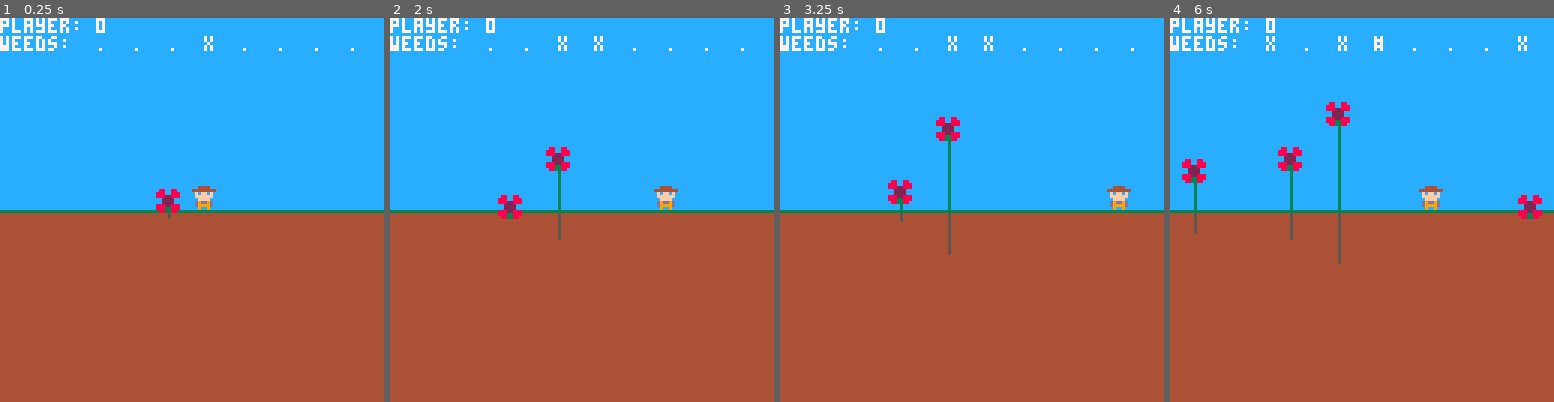
Above: before the commit, frames 1-4 (left to right).
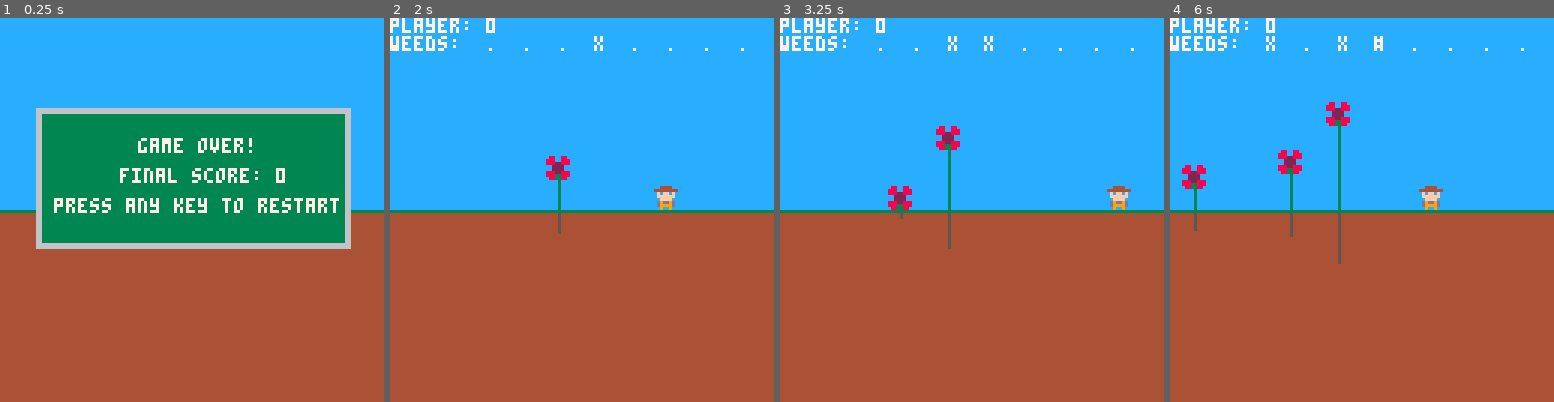
Above: after the commit, the same moments.

Repository: millwardesque/overgrowth
Game: PICO-8 cartridge overgrowth.p8
The game is run twice, just before and just after one commit, with the same random seed, the same clock (stepped at 60 frames per second) and the same inputs.
Inputs:
- Up to frame 1 (0.25 s): no input
- Up to frame 2 (2 s): tap X (X key) at 0.33, 1.07, 1.85 s; tap O (Z key) at 0.7, 1.7 s; hold Right from 1.6 s (still down)
- Up to frame 3 (3.25 s): release Right at 2.1 s; tap O (Z key) at 2.1, 2.5, 2.9 s; hold Up 2.15-2.42 s; hold Right 2.47-3.03 s; tap X (X key) at 2.97 s; hold Left from 3.08 s (still down)
- Up to frame 4 (6 s): tap O (Z key) every 0.4 s from 3.3 to 5.7 s; release Left at 3.58 s; hold Down 3.63-3.97 s; hold Right 4.02-4.68 s; tap X (X key) at 4.08, 5.2 s; hold Up 4.73-5.03 s; hold Left 5.08-5.68 s; hold Down from 5.73 s (still down)

The runs differ from the first frame. In frame 1, 31% of the frame differs, in the area x 0-93%, y 0-61%; in frame 2, 0.8%; in frame 3, 0.8%; in frame 4, 0.9%.

Commit message:
Added game-over screen.

Diff:
--- a/overgrowth.lua
+++ b/overgrowth.lua
@@ -1,6 +1,6 @@
-scene = {}
-player = {}
-main_camera = {}
+scene = nil
+player = nil
+main_camera = nil
 g_game_config = {
 	ground_height = 64,	-- Height of the first ground pixel
 }
@@ -51,6 +51,10 @@
 
 		-- Make the camera
 		main_camera = make_camera(0, 0, 128, 128, 0, 0)
+
+		-- Weeds
+		g_weed_generator.init(16, 32, 60)
+		g_weed_generator.generate_weed()
 
 		-- Player
 		local player_height = 8
@@ -60,10 +64,6 @@
 
 		-- Weed highlighter
 		make_weed_highlighter(player, 48)
-
-		-- Weeds
-		g_weed_generator.init(16, 32, 60)
-		g_weed_generator.generate_weed()
 	end,
 
 	update = function(self)
@@ -108,7 +108,7 @@
 
 		-- Check for game-over state
 		if g_weed_generator.are_all_weeds_grown() then
-			g_log.log("GAME OVER")
+			set_game_state(game_over_state)
 		end
 	end,
 
@@ -118,6 +118,59 @@
 		-- Draw score
 		color(7)
 		print(player.name..": "..player.score)
+	end,
+
+	exit = function(self)
+
+	end
+}
+
+game_over_state = {
+	enter = function(self)
+		if not main_camera then
+			main_camera = make_camera(0, 0, 128, 128, 0, 0)
+		end
+
+		if not player then
+			player = {
+				score = 0
+			}
+		end
+	end,
+
+	update = function(self)
+		if btnp(0) or btnp(1) or btnp(2) or btnp(3) or btnp(4) or btnp(5) then
+			set_game_state(ingame_state)
+		end
+
+		-- Update game objects (mostly to keep animations running)
+		for game_obj in all(scene) do
+			if (game_obj.update) then
+				game_obj.update(game_obj)
+			end
+		end
+	end,
+
+	draw = function(self)
+		g_renderer.render()
+
+		-- Draw game-over window
+		camera()
+		clip()
+
+		rectfill(12, 30, 116, 76, 6)
+		rectfill(14, 32, 114, 74, 3)
+		color(7)
+
+		local line_height = 10
+		local print_y = 40
+		print("game over!", 46, print_y)
+		print_y += line_height
+
+		print("final score: "..player.score, 40, print_y)
+		print_y += line_height
+
+		print("press any key to restart", 18, print_y)
 	end,
 
 	exit = function(self)
--- a/overgrowth.p8
+++ b/overgrowth.p8
@@ -1,16 +1,16 @@
 pico-8 cartridge // http://www.pico-8.com
 version 8
 __lua__
-scene = {}
-player = {}
-main_camera = {}
+scene = nil
+player = nil
+main_camera = nil
 g_game_config = {
 	ground_height = 64,	-- Height of the first ground pixel
 }
 state = nil
 
 function _init()
-	set_game_state(ingame_state)
+	set_game_state(game_over_state)
 end
 
 function _update()
@@ -54,6 +54,10 @@
 
 		-- Make the camera
 		main_camera = make_camera(0, 0, 128, 128, 0, 0)
+
+		-- Weeds
+		g_weed_generator.init(16, 32, 60)
+		g_weed_generator.generate_weed()
 
 		-- Player
 		local player_height = 8
@@ -63,10 +67,6 @@
 
 		-- Weed highlighter
 		make_weed_highlighter(player, 48)
-
-		-- Weeds
-		g_weed_generator.init(16, 32, 60)
-		g_weed_generator.generate_weed()
 	end,
 
 	update = function(self)
@@ -111,7 +111,7 @@
 
 		-- Check for game-over state
 		if g_weed_generator.are_all_weeds_grown() then
-			g_log.log("GAME OVER")
+			set_game_state(game_over_state)
 		end
 	end,
 
@@ -121,6 +121,59 @@
 		-- Draw score
 		color(7)
 		print(player.name..": "..player.score)
+	end,
+
+	exit = function(self)
+
+	end
+}
+
+game_over_state = {
+	enter = function(self)
+		if not main_camera then
+			main_camera = make_camera(0, 0, 128, 128, 0, 0)
+		end
+
+		if not player then
+			player = {
+				score = 0
+			}
+		end
+	end,
+
+	update = function(self)
+		if btnp(0) or btnp(1) or btnp(2) or btnp(3) or btnp(4) or btnp(5) then
+			set_game_state(ingame_state)
+		end
+
+		-- Update game objects (mostly to keep animations running)
+		for game_obj in all(scene) do
+			if (game_obj.update) then
+				game_obj.update(game_obj)
+			end
+		end
+	end,
+
+	draw = function(self)
+		g_renderer.render()
+
+		-- Draw game-over window
+		camera()
+		clip()
+
+		rectfill(12, 30, 116, 76, 6)
+		rectfill(14, 32, 114, 74, 3)
+		color(7)
+
+		local line_height = 10
+		local print_y = 40
+		print("game over!", 46, print_y)
+		print_y += line_height
+
+		print("final score: "..player.score, 40, print_y)
+		print_y += line_height
+
+		print("press any key to restart", 18, print_y)
 	end,
 
 	exit = function(self)
Not shown, changed: readme.md
